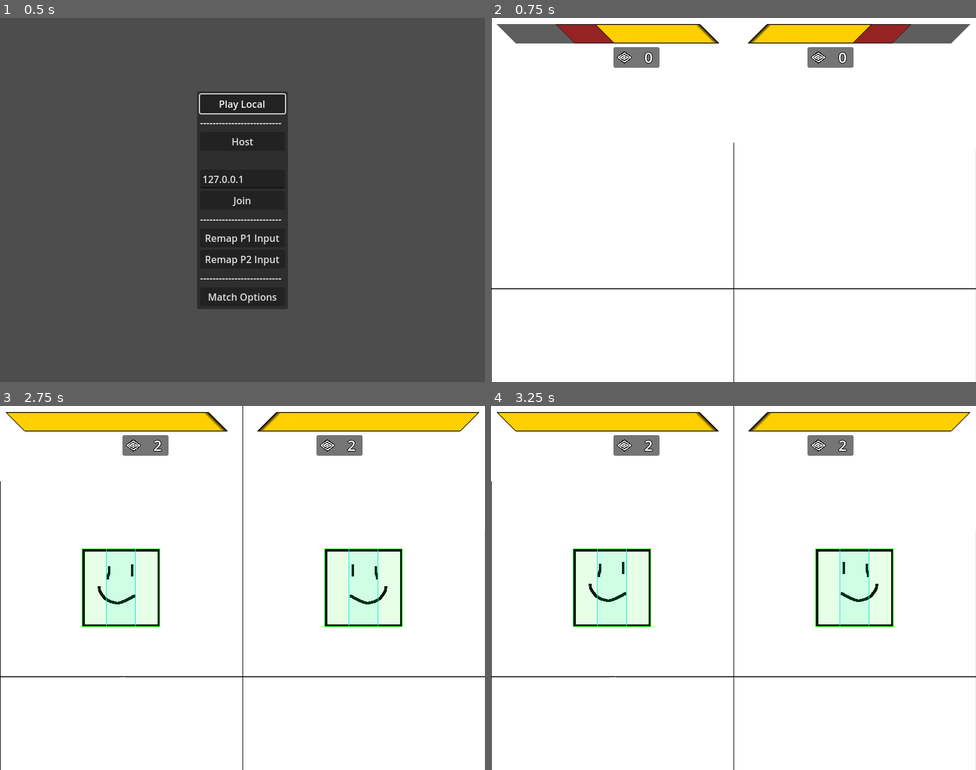
Above: before the commit, frames 1-4 (two rows, left to right).
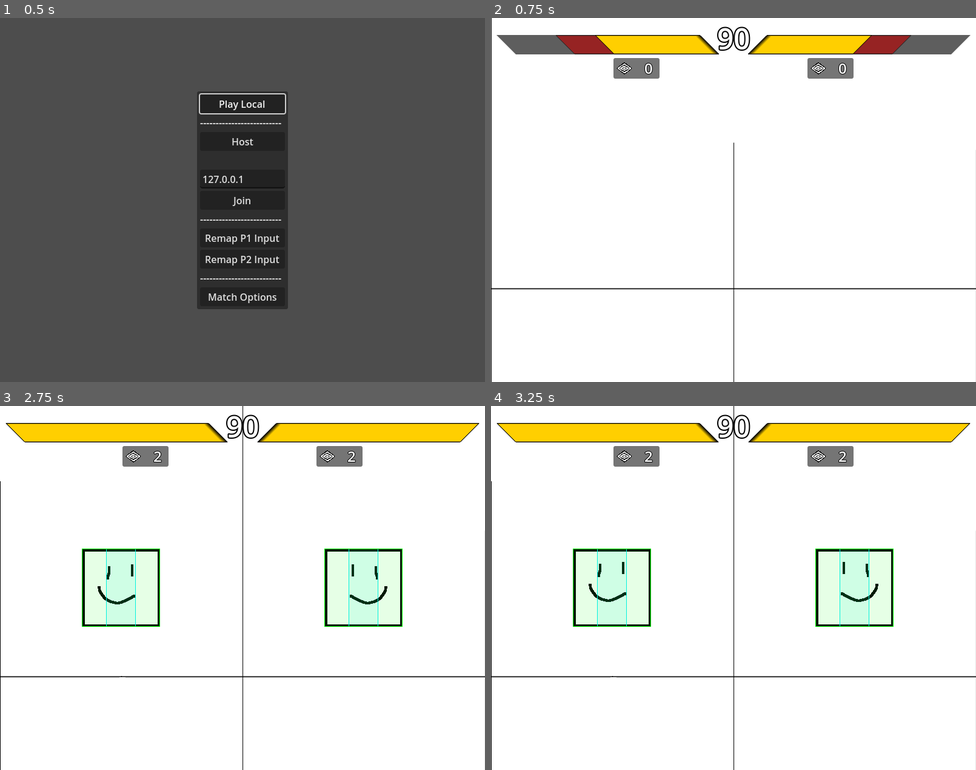
Above: after the commit, the same moments.

Repository: SamBumgardner/spellstrike
Game: Godot game, scene res://network/main.tscn
Same seed, same stepped clock (60 frames per second), same inputs: the game is played once before the commit and once after it.
Inputs (mouse positions are in pixels of both pictures, inside the frame that each line leads up to):
- Up to frame 1 (0.5 s): no input
- Up to frame 2 (0.75 s): click "Play Local" at 0.5 s
- Up to frame 3 (2.75 s): tap Enter at 1.25 s; move the mouse to (349, 569) at 1.27 s; hold Up 1.28-2 s; click (349, 569) at 1.42 s; tap Space at 2 s; drag from (145, 606) to (218, 660) at 2.02 s
- Up to frame 4 (3.25 s): move the mouse to (782, 507) at 2.77 s; hold Up from 2.78 s (still down)

Frame 1 is identical in both runs. In frame 2, 6.9% of the frame differs, in the area x 1-99%, y 1-17%; in frame 3, 6.8%; in frame 4, 6.8%.

Commit message:
create display element for round timing.

Diff:
--- a/game/TestGameplay.tscn
+++ b/game/TestGameplay.tscn
@@ -12,6 +12,7 @@
 [ext_resource type="Script" path="res://resolver/CameraControl.gd" id="7_1ckhu"]
 [ext_resource type="Texture2D" uid="uid://c3l0vjui7midg" path="res://assets/art/background.png" id="8_7iqk1"]
 [ext_resource type="PackedScene" uid="uid://cnrgtvljl7jnx" path="res://ui/SpecialCounter.tscn" id="8_iinh3"]
+[ext_resource type="PackedScene" uid="uid://b31xd5gmlo6uy" path="res://ui/RoundTimerDisplay.tscn" id="9_cdte3"]
 [ext_resource type="PackedScene" uid="uid://bdy1yk1bvbqwg" path="res://ui/menu/Notification.tscn" id="9_rb1s8"]
 
 [node name="TestGameplay" type="Node2D"]
@@ -36,16 +37,18 @@
 anchors_preset = -1
 anchor_right = 0.0
 offset_left = 25.0
-offset_top = 10.0
-offset_bottom = 8.0
+offset_top = 28.0
+offset_right = 360.0
+offset_bottom = 60.0
 grow_horizontal = 1
 
 [node name="WinTracker" parent="UI/BattleHUD" instance=ExtResource("3_nhsyv")]
 layout_mode = 1
 anchors_preset = -1
 offset_left = 50.0
-offset_top = 45.0
-offset_right = 60.0
+offset_top = 63.0
+offset_right = 137.0
+offset_bottom = 97.0
 
 [node name="HealthTracker2" parent="UI/BattleHUD" instance=ExtResource("2_cvjpa")]
 custom_minimum_size = Vector2(335, 0)
@@ -54,7 +57,9 @@
 anchors_preset = -1
 anchor_left = 1.0
 offset_left = -25.0
-offset_top = 10.0
+offset_top = 28.0
+offset_right = 310.0
+offset_bottom = 60.0
 grow_horizontal = 1
 scale = Vector2(-1, 1)
 
@@ -63,9 +68,10 @@
 anchors_preset = -1
 anchor_left = 1.0
 anchor_right = 1.0
-offset_top = 50.0
+offset_left = -132.0
+offset_top = 68.0
 offset_right = -45.0
-offset_bottom = 0.0
+offset_bottom = 102.0
 grow_horizontal = 0
 
 [node name="MatchOver" type="Label" parent="UI/BattleHUD" groups=["network_sync"]]
@@ -107,8 +113,8 @@
 anchor_top = 0.08
 anchor_right = 0.3
 anchor_bottom = 0.08
-offset_top = 0.0
-offset_bottom = 34.0
+offset_top = 18.0
+offset_bottom = 52.0
 grow_vertical = 1
 
 [node name="SpecialCounter2" parent="UI/BattleHUD" instance=ExtResource("8_iinh3")]
@@ -118,9 +124,13 @@
 anchor_top = 0.08
 anchor_right = 0.7
 anchor_bottom = 0.08
-offset_top = 0.0
-offset_bottom = 34.0
+offset_top = 18.0
+offset_bottom = 52.0
 grow_vertical = 1
+
+[node name="RoundTimerDisplay" parent="UI/BattleHUD" instance=ExtResource("9_cdte3")]
+layout_mode = 1
+anchors_preset = -1
 
 [node name="Notification" parent="UI" instance=ExtResource("9_rb1s8")]
 visible = false
--- a/game/options/MatchOptions.gd
+++ b/game/options/MatchOptions.gd
@@ -1,6 +1,10 @@
 class_name MatchOptions extends RefCounted
 
 const separate_distance: int = 10
+
+const ticks_per_second: int = 60
+const default_seconds_per_round: int = 60
+const default_ticks_per_round: int = ticks_per_second * default_seconds_per_round
 
 var input_retrievers: Array
 
--- /dev/null
+++ b/game/ui/RoundTimerDisplay.tscn
@@ -0,0 +1,21 @@
+[gd_scene load_steps=3 format=3 uid="uid://b31xd5gmlo6uy"]
+
+[ext_resource type="Theme" uid="uid://bap2d34tuj42" path="res://ui/themes/RoundTimerTheme.tres" id="1_foyby"]
+[ext_resource type="Script" path="res://ui/round_timer_display.gd" id="2_5x635"]
+
+[node name="RoundTimerDisplay" type="MarginContainer"]
+anchors_preset = 5
+anchor_left = 0.5
+anchor_right = 0.5
+offset_left = -27.5
+offset_right = 27.5
+offset_bottom = 67.0
+grow_horizontal = 2
+theme = ExtResource("1_foyby")
+script = ExtResource("2_5x635")
+
+[node name="SecondsRemaining" type="Label" parent="."]
+layout_mode = 2
+size_flags_horizontal = 4
+text = "90"
+horizontal_alignment = 1
--- /dev/null
+++ b/game/ui/round_timer_display.gd
@@ -0,0 +1,23 @@
+class_name RoundTimerDisplay extends Control
+
+@onready var seconds_remaining_label: Label = $SecondsRemaining
+
+@export var tracked_timer: NetworkTimer:
+    set(new_timer):
+        tracked_timer = new_timer
+        update_seconds_remaining_display()
+
+var seconds_remaining: int = 0
+
+func update_seconds_remaining_display() -> void:
+    if tracked_timer != null:
+        var actual_seconds_remaining: int = ticks_to_seconds(tracked_timer.ticks_left)
+        if seconds_remaining != actual_seconds_remaining:
+            seconds_remaining = actual_seconds_remaining
+            seconds_remaining_label.text = str(seconds_remaining)
+
+func ticks_to_seconds(ticks: int) -> int:
+    return ticks / MatchOptions.ticks_per_second
+
+func _process(_delta: float) -> void:
+    update_seconds_remaining_display()
--- /dev/null
+++ b/game/ui/themes/RoundTimerTheme.tres
@@ -0,0 +1,5 @@
+[gd_resource type="Theme" format=3 uid="uid://bap2d34tuj42"]
+
+[resource]
+Label/constants/outline_size = 8
+Label/font_sizes/font_size = 48
Not shown: 1 places in game/TestGameplay.tscn that only renumber resources
